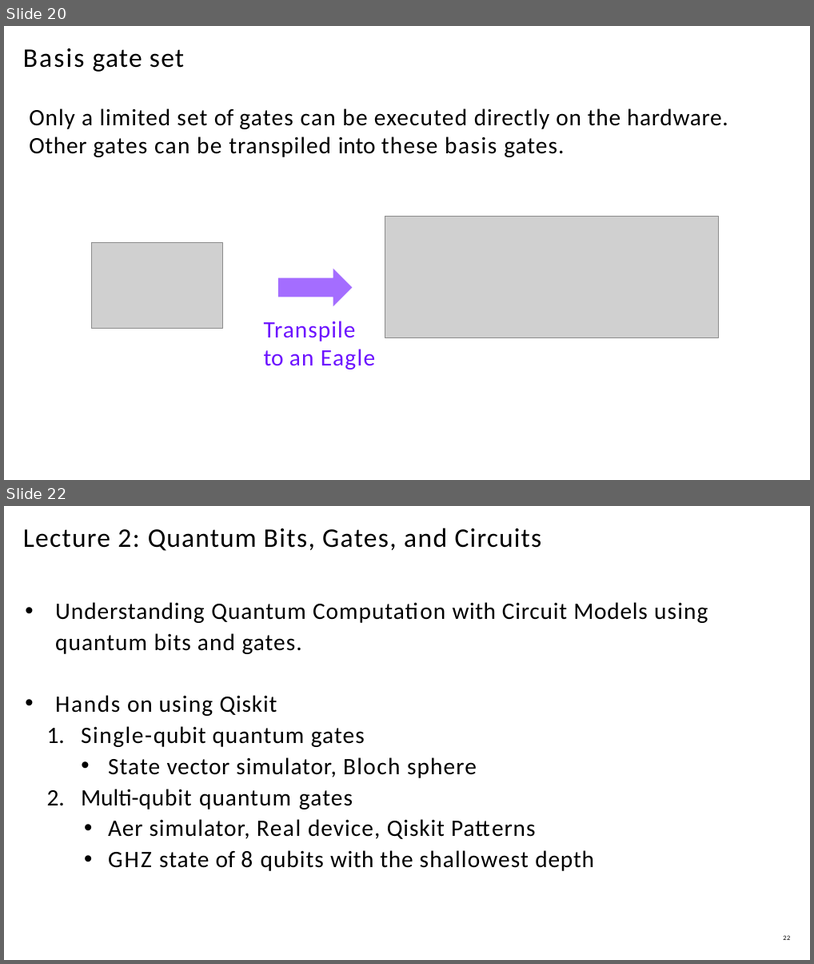
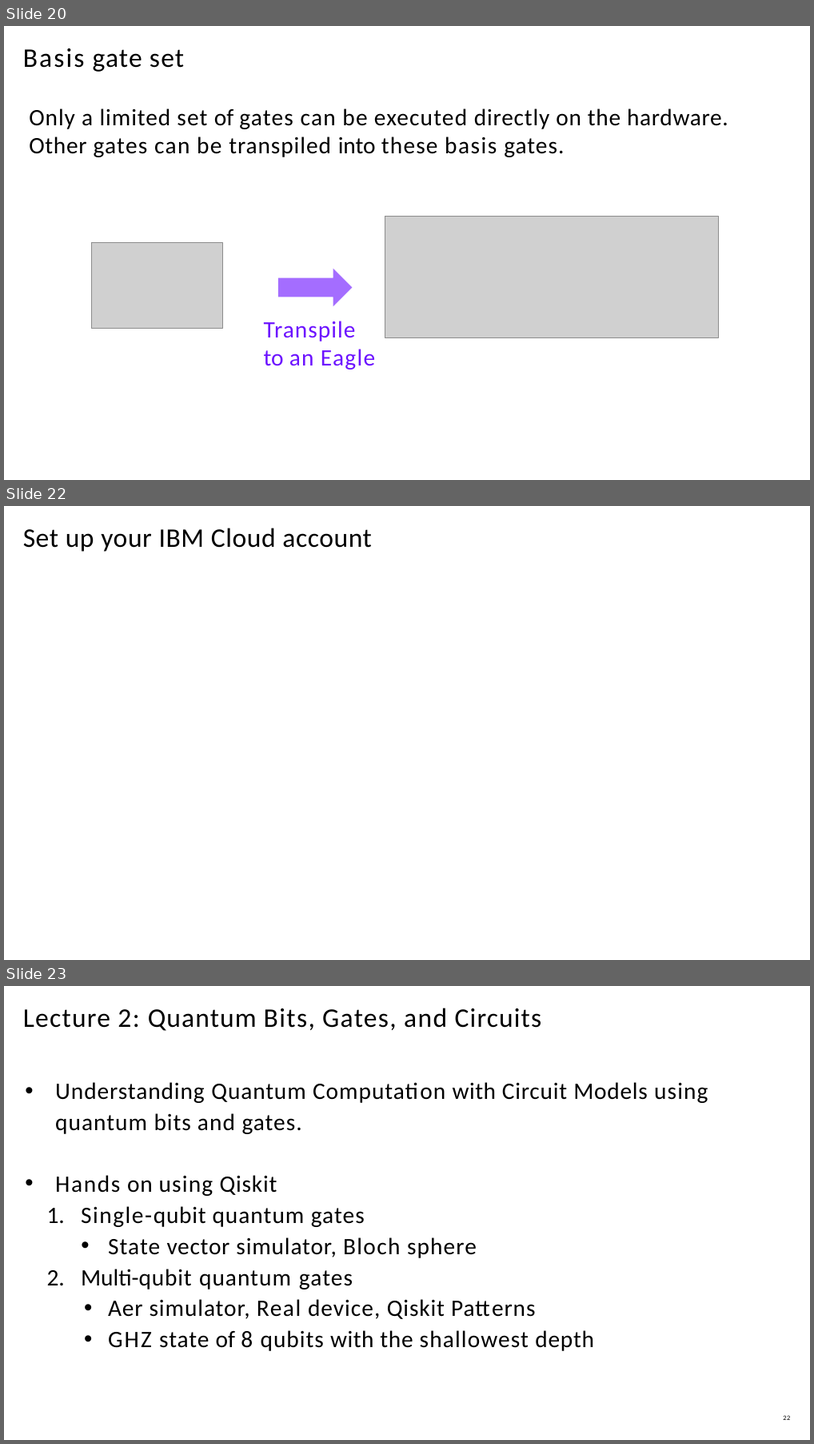
Before and after one commit to parkyr/qc4mcsummer2025, a slide deck: Quantum & Qiskit/2_Qubit_Gate_Circuit_Measurement.pptx. Shown one above the other, each under a label of ours: slides 20 and 22 before the commit, slides 20, 22 and 23 after it; the slides between them are not shown. The pictures are 814x964 and 814x1444 pixels, drawn with LibreOffice and Linux fonts; fonts in the diff are those of the drawing; grey boxes stand for pictures. Boxes give left, top, right and bottom in pixels: in the first picture for what was removed or moved away, otherwise in the second. Text is boxed around its words. In the diff, an @@ line names an element or a change of style, - is before the commit and + after.

```diff
--- a/Quantum & Qiskit/2_Qubit_Gate_Circuit_Measurement.pptx
+++ b/Quantum & Qiskit/2_Qubit_Gate_Circuit_Measurement.pptx
@@ slide 22 added at [4,506,810,960], background #FFFFFF @@
@@ title added at [23,528,371,552], 32 pt, text #000000 @@
+Set up your IBM Cloud account
@@ what was slide 22 is now slide 23 @@
```
Also in this commit, not shown: 1 other slide added, 1 slide removed.
